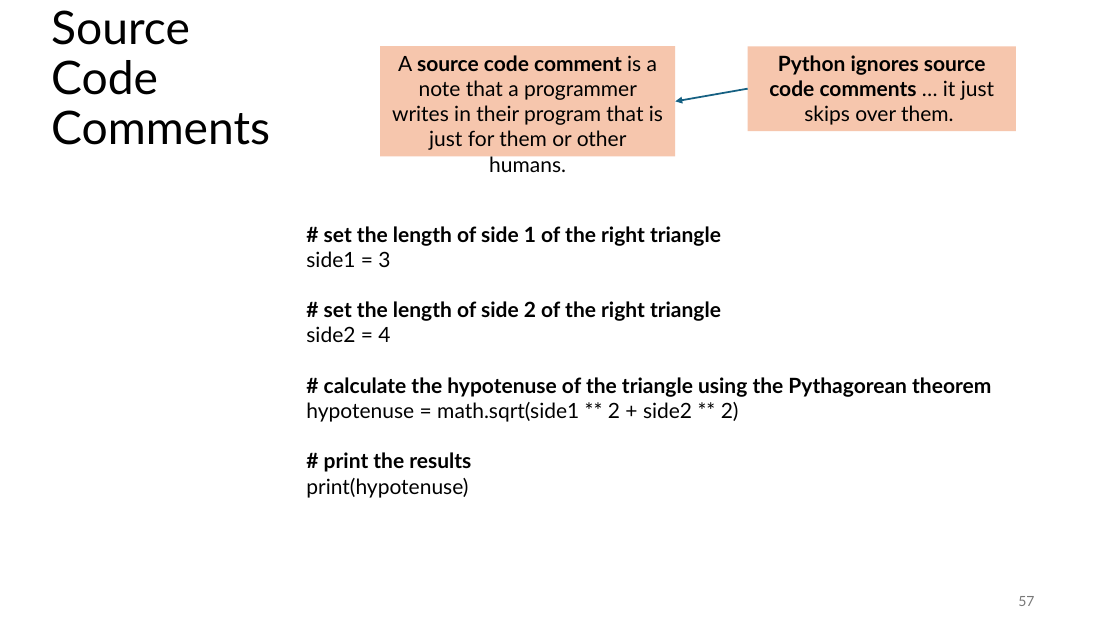
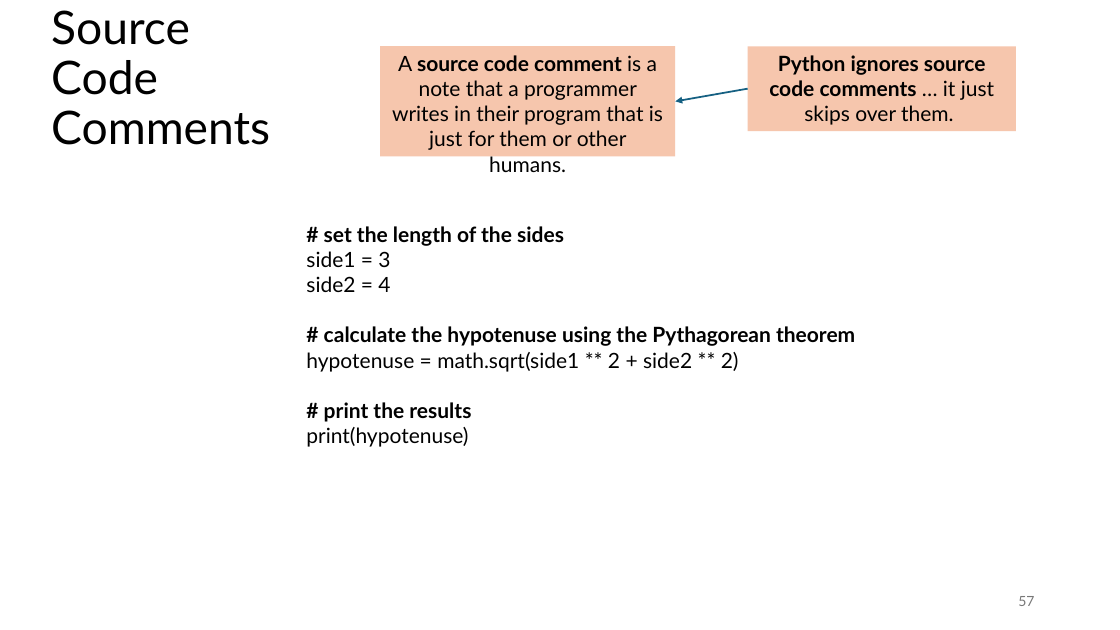
Before and after one commit to tjd1234/cmpt120spring2026, a slide deck: slide 57 of lecture_notes/chapter2/chapter2.pptx. Drawn at 1120x630 pixels with LibreOffice and Linux fonts; fonts in the diff are those of the drawing. Boxes give left, top, right and bottom in pixels: in the first picture for what was removed or moved away, otherwise in the second. Text is boxed around its words. In the diff, an @@ line names an element or a change of style, - is before the commit and + after.

```diff
--- a/lecture_notes/chapter2/chapter2.pptx
+++ b/lecture_notes/chapter2/chapter2.pptx
@@ text at (x1=324, y1=226, x2=564, y2=246): text changed @@
-# set the length of side 1 of the right triangle
+# set the length of the sides
@@ text at (x1=324, y1=301, x2=721, y2=321): paragraph removed @@
-# set the length of side 2 of the right triangle
@@ text at (x1=324, y1=326, x2=855, y2=346): text changed @@
-# calculate the hypotenuse of the triangle using the Pythagorean theorem
+# calculate the hypotenuse using the Pythagorean theorem
```
Also in this commit, not shown: 9 other slides changed, 2 slides added, 1 slide removed, 3 other files.
